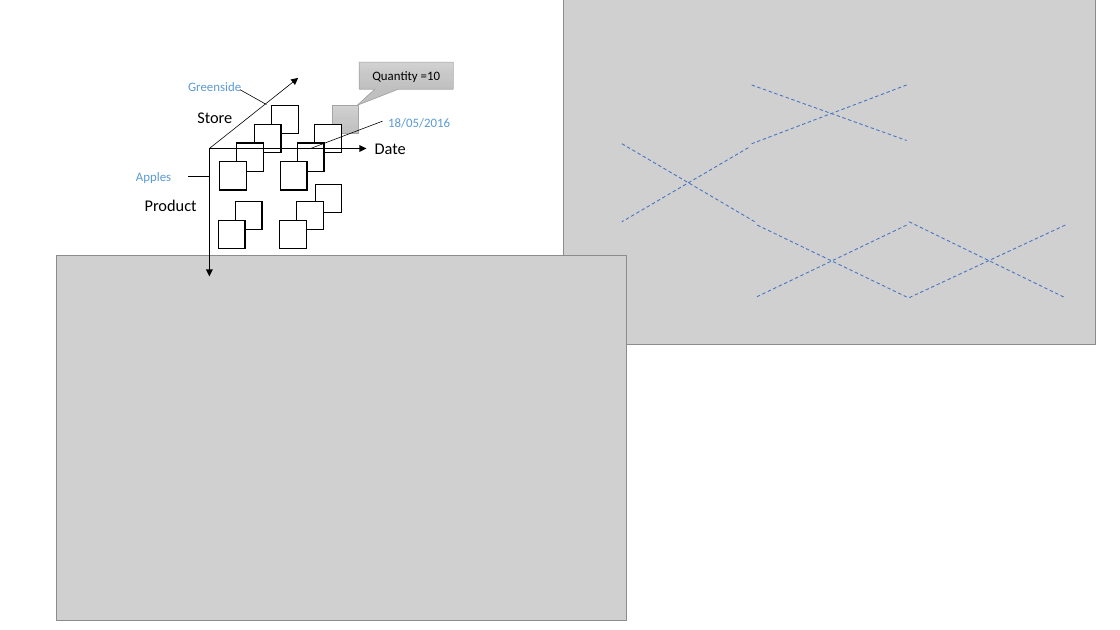
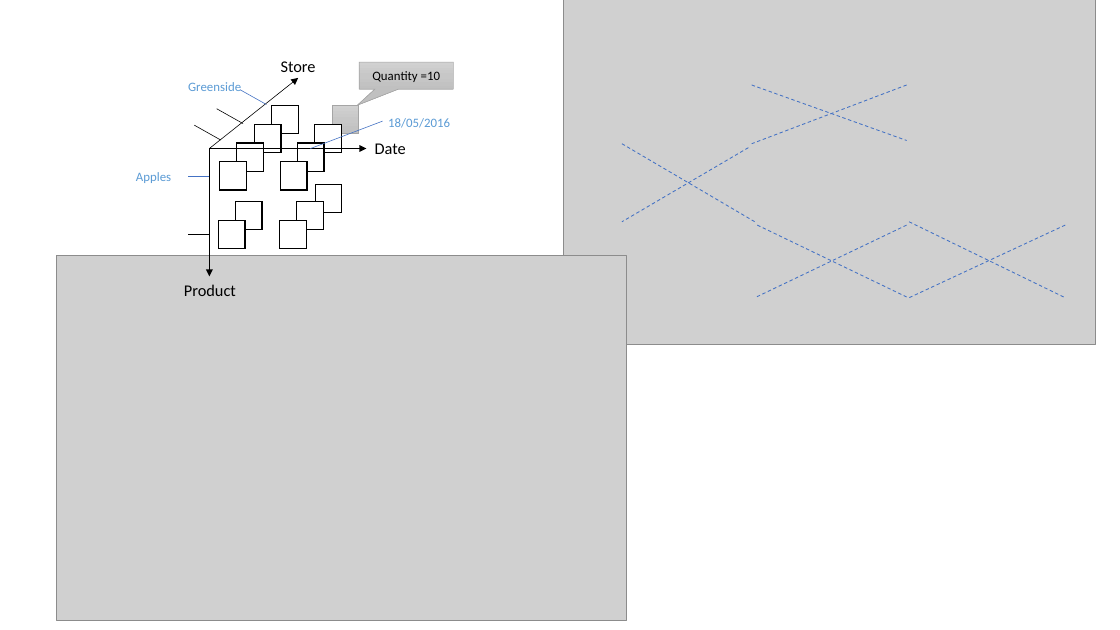
Before and after one commit to Catherine-honegger/Masters, a slide deck: slide 1 of figures2.pptx. Drawn at 1120x630 pixels with LibreOffice and Linux fonts; fonts in the diff are those of the drawing; grey boxes stand for pictures. Boxes give left, top, right and bottom in pixels: in the first picture for what was removed or moved away, otherwise in the second. Text is boxed around its words. In the diff, an @@ line names an element or a change of style, - is before the commit and + after.

```diff
--- a/figures2.pptx
+++ b/figures2.pptx
@@ text "Store": place and size @@
-text "Store" at [197,112,232,123]
+text "Store" at [281,61,316,72]
@@ line added from (217, 108) to (243, 124), #000000 0.5 pt @@
@@ line (240, 90) - (266, 104): stroke #000000 0.5 pt to #4472C4 0.5 pt @@
@@ line added from (194, 125) to (221, 140), #000000 0.5 pt @@
@@ line (383, 121) - (310, 149): stroke #000000 0.5 pt to #4472C4 0.5 pt @@
@@ line (188, 177) - (209, 177): stroke #000000 0.5 pt to #4472C4 0.5 pt @@
@@ line added from (188, 234) to (209, 234), #000000 0.5 pt @@
@@ text "Product": place and size @@
-text "Product" at [145,199,197,211]
+text "Product" at [184,284,236,296]
```
Also in this commit, not shown: 20 other files.
